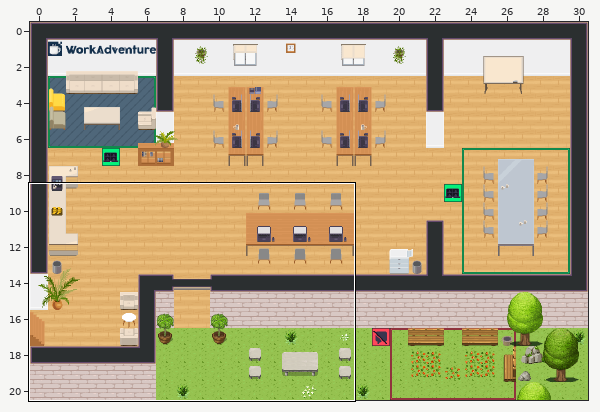
Two versions of a level (Tiled map (JSON), map.tmj). Above: a wide view before the commit, with the close-up outlined.
Close-up. Earlier state:
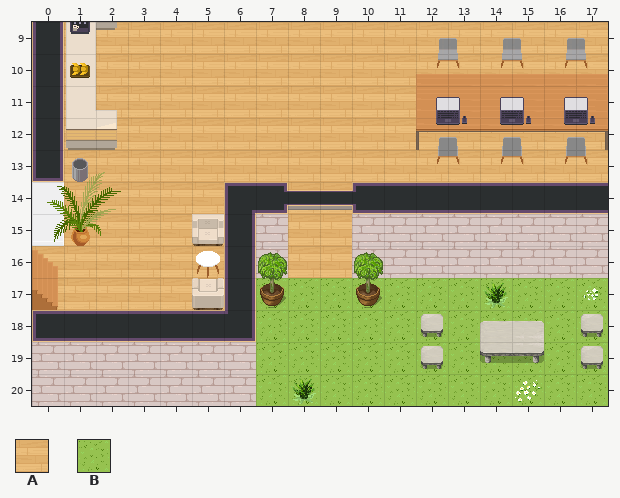
Cells are 32x32 px. Shown: x 0..17, y 9..20. The commit also changed other parts of the map, which this record leaves out.
Key: from "Chunk 1": A 2, B 4.
_ is an empty cell, # one hidden under a higher layer.
Layers that did not change in this view are not listed.
Layer "floor/floor1" before, first column x 0:
 9 #AAAAAAAAAAAAAAAAA
10 #AAAAAAAAAAAAAAAAA
11 #AAAAAAAAAAA######
12 #AAAAAAAAAAAAAAAAA
13 #AAAAAAAAAAAAAAAAA
14 #AAAAA##AA########
15 #AAAAA##AA########
16 AAAAAA##AA########
17 AAAAAA#BBBBBBBBBBB
18 #######BBBBBBBBBBB
19 #######BBBBBBBBBBB
20 #######BBBBBBBBBBB
After the commit:
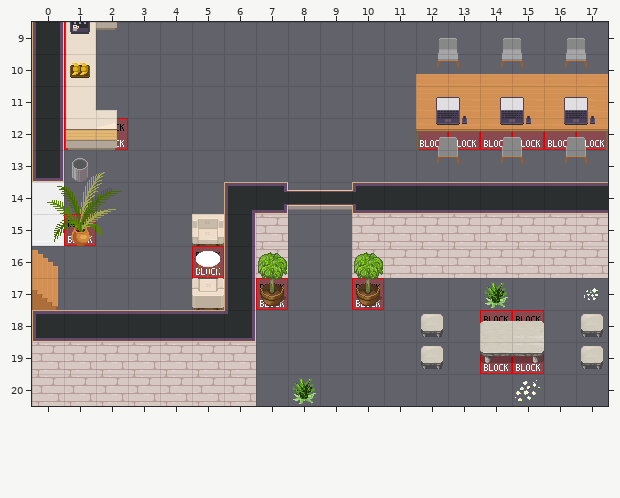
Change:
Changed rows in their new state; . is an unchanged cell.
Layer "start" (now hidden):
first column x 8:
17 __
Layer "floor/floor1" (now hidden):
first column x 0:
 9 ._________________
10 ._________________
11 .___________......
12 ._________________
13 ._________________
14 ._____..__........
15 .____...__........
16 ______..__........
17 ______.___________
18 .......___________
19 .......___________
20 .......___________
Boxes around the changes in both close-ups, in picture pixels (x1, y1, x2, y2):
removed: (32, 22, 608, 406)
